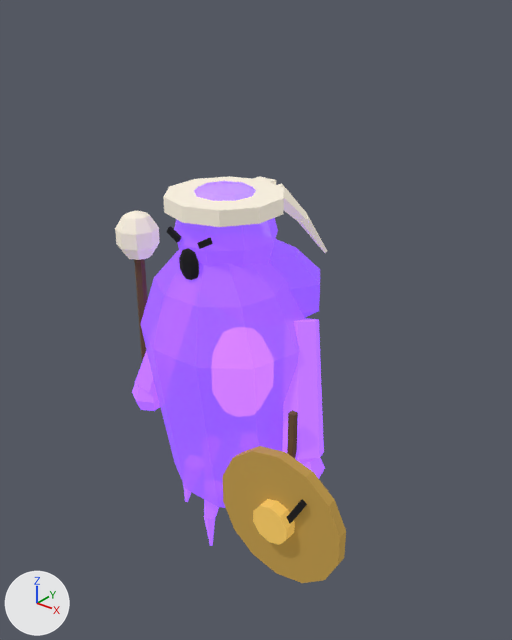
A saved change to the glTF model assets3d/souls/soul_elite_lump.glb.
The view is the same before and after, from a 50 mm camera at (2.0, -2.39, 2.78) aimed at (0.13, -0.05, 1.33). The lights are fixed; the arrows at lower left show +X, +Y and +Z. The picture after the commit comes second. Vertices at exactly the same position are counted once.

Names of what the first picture shows: 'soul_elite_lump_part0', 'soul_elite_lump_part2', 'soul_elite_lump_part3', 'soul_elite_lump_part4', 'soul_elite_lump_part5', 'soul_elite_lump_part6', 'soul_elite_lump_part7'.
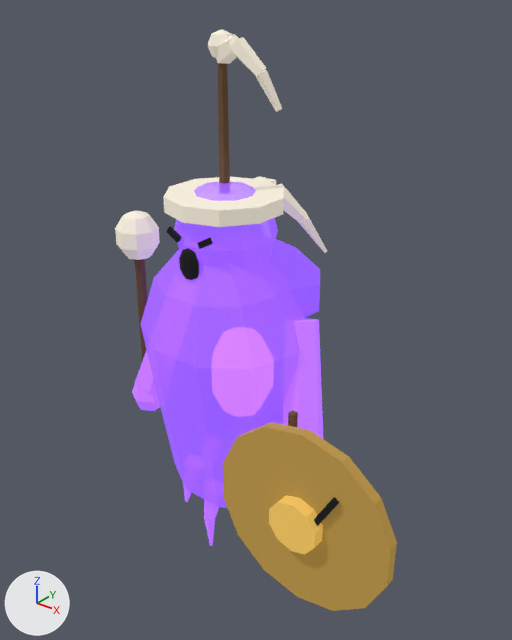
Pixel boxes (x1, y1, x2, y2) of what changed, in the pictures (512 x 640 px; the box of a moved part takes in the faces that stretch with it):
'soul_elite_lump_part6', moved, rescaled (41% wider, 38% taller)
    before: (223, 446, 346, 583)
    after: (223, 422, 397, 611)
'soul_elite_lump_part3', reshaped (173% taller)
    before: (115, 176, 327, 260)
    after: (115, 29, 327, 260)
'soul_elite_lump_part7', moved, rescaled (28% wider, 28% taller)
    before: (253, 499, 295, 545)
    after: (269, 495, 323, 554)
'soul_elite_lump_part5', reshaped (mostly hidden)
    before: (134, 259, 298, 458)
    after: (134, 62, 298, 427)
part 1 of me_soul_elite_lump_2, moved or reshaped
    before: (287, 499, 307, 523)
    after: (314, 497, 339, 526)
part 2 of me_soul_elite_lump_3, added
    after: (208, 29, 233, 58)
part 3 of me_soul_elite_lump_3, added
    after: (216, 34, 282, 112)
part 4 of me_soul_elite_lump_5, added (brown)
    after: (217, 62, 230, 184)

What the commit changed:
me_soul_elite_lump_2 is used by ob_soul_elite_lump_part2; location (0.0, 0.0, 0.0).
Before the commit, vertices of me_soul_elite_lump_2: 46 (0.495, -0.38, 0.476), 47 (0.639, -0.38, 0.739) at pixel (299, 501), 48 (0.495, -0.36, 0.476), 49 (0.639, -0.36, 0.739) at pixel (302, 499), 50 (0.521, -0.38, 0.461).
Before the commit, vertices of me_soul_elite_lump_2: 51 (0.665, -0.38, 0.724) at pixel (304, 506), 52 (0.521, -0.36, 0.461), 53 (0.665, -0.36, 0.724) at pixel (307, 504).
me_soul_elite_lump_2 had 54 vertices, 92 faces and spanned x -0.127..0.665, y -0.38..-0.321, z 0.461..1.809.
me_soul_elite_lump_2 now has 54 vertices, 92 faces and spans x -0.127..0.824, y -0.38..-0.321, z 0.486..1.809.
Part 1, on me_soul_elite_lump_2:
Vertices 46, 48, 50, 52 of me_soul_elite_lump_2 move by (0.121, 0.0, 0.025).
Vertices 47, 49, 51, 53 of me_soul_elite_lump_2 move by (0.159, 0.0, 0.095).
me_soul_elite_lump_3 is used by ob_soul_elite_lump_part3; location (0.0, 0.0, 0.0).
me_soul_elite_lump_3 had 102 vertices, 176 faces and spanned x -0.615..0.257, y -0.37..0.468, z 1.494..1.93.
me_soul_elite_lump_3 now has 152 vertices, 260 faces and spans x -0.615..0.273, y -0.37..0.468, z 1.494..2.59.
me_soul_elite_lump_3 part 2: a new loose piece, a UV sphere (6 segments, 4 rings, poles along z) spanning x -0.052..0.052, y -0.16..-0.04, z 2.47..2.59, in mat_m__d8d0c0_glow (pale yellow #d9d1c1, glowing grey #908a7f).
me_soul_elite_lump_3 part 3: 30 vertices added at x -0.018..0.273, y -0.156..-0.046, z 2.293..2.575.
me_soul_elite_lump_5 is used by ob_soul_elite_lump_part5; location (0.0, 0.0, 0.0).
me_soul_elite_lump_5 had 20 vertices, 32 faces and spanned x -0.536..0.515, y -0.265..-0.14, z 0.66..1.61.
me_soul_elite_lump_5 now has 30 vertices, 48 faces and spans x -0.536..0.515, y -0.265..-0.075, z 0.66..2.52.
me_soul_elite_lump_5 part 4: a new loose piece, a 5-sided cut cone along z (radius 0.025 at the low end, 0.02 at the high end) spanning x -0.024..0.024, y -0.12..-0.075, z 1.9..2.52, in mat_m__6b4f36 (brown #6b4e33).
me_soul_elite_lump_6 is used by ob_soul_elite_lump_part6; location (0.0, 0.0, 0.0).
me_soul_elite_lump_6 had 28 vertices, 52 faces and spanned x 0.169..0.831, y -0.35..-0.3, z 0.21..0.89.
me_soul_elite_lump_6 now has 28 vertices, 52 faces and spans x 0.172..1.068, y -0.35..-0.3, z 0.14..1.06.
me_soul_elite_lump_6 part 5: the whole mesh is scaled about its middle by (1.35, 1, 1.35), then moved by (0.12, 0.0, 0.05).
me_soul_elite_lump_7 is used by ob_soul_elite_lump_part7; location (0.0, 0.0, 0.0).
me_soul_elite_lump_7 had 20 vertices, 36 faces and spanned x 0.405..0.595, y -0.41..-0.33, z 0.45..0.65.
me_soul_elite_lump_7 now has 20 vertices, 36 faces and spans x 0.496..0.744, y -0.41..-0.33, z 0.47..0.73.
me_soul_elite_lump_7 part 6: the whole mesh is scaled about its middle by (1.3, 1, 1.3), then moved by (0.12, 0.0, 0.05).
